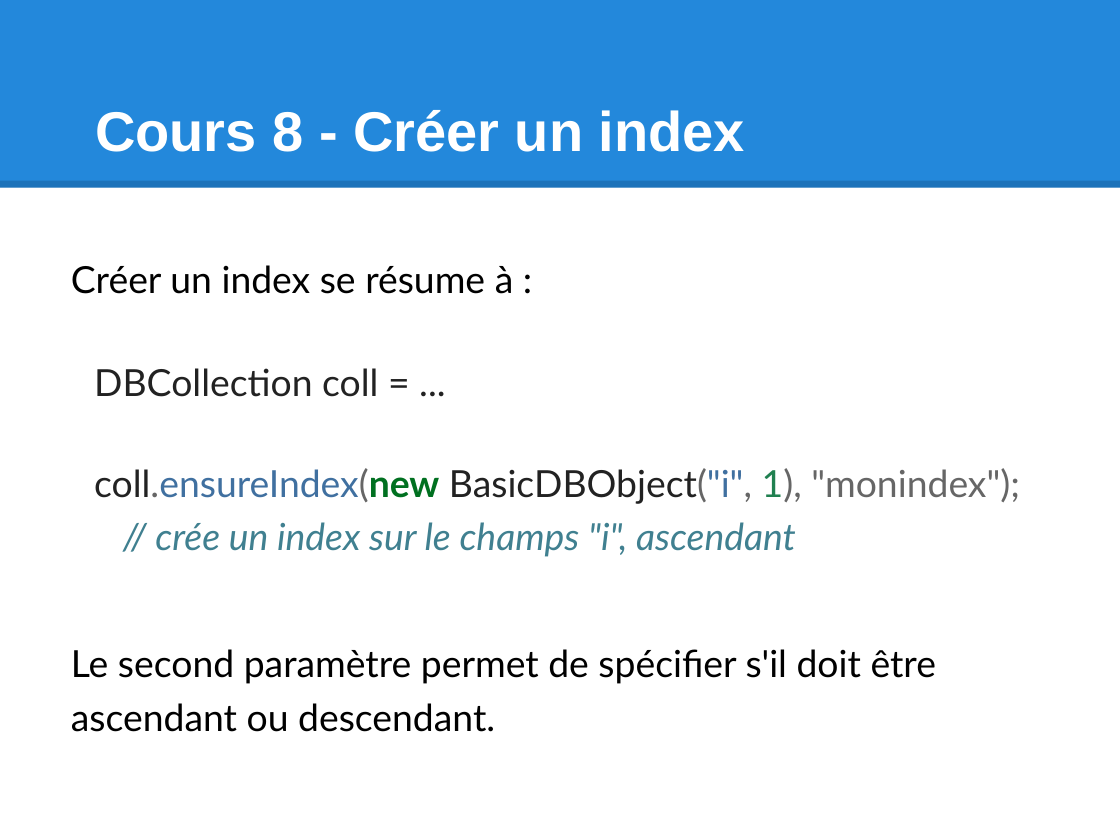
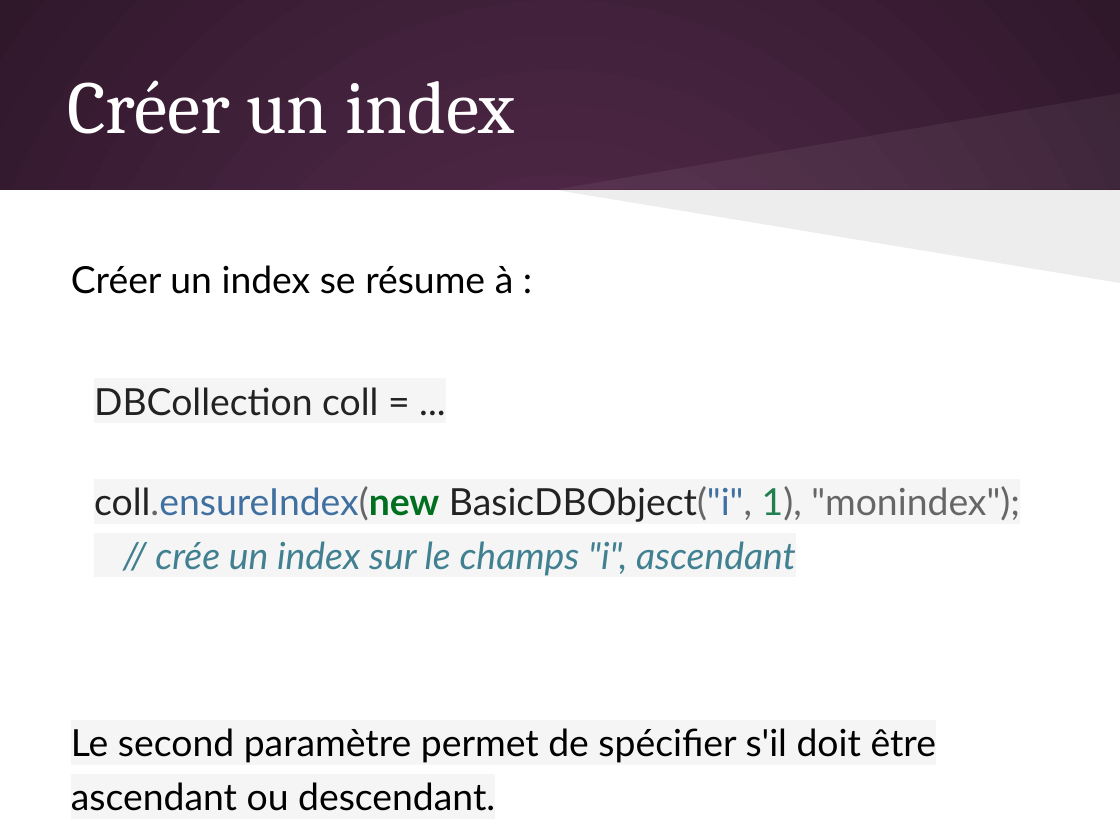
Before and after one commit to olivier-pitton/dant, a slide deck: slide 34 of mongodb/Cours_NoSQL.pptx. Drawn at 1120x840 pixels with LibreOffice and Linux fonts; fonts in the diff are those of the drawing. Boxes give left, top, right and bottom in pixels: in the first picture for what was removed or moved away, otherwise in the second. Text is boxed around its words. In the diff, an @@ line names an element or a change of style, - is before the commit and + after.

```diff
--- a/mongodb/Cours_NoSQL.pptx
+++ b/mongodb/Cours_NoSQL.pptx
@@ background #FFFFFF to gradient #592D50 to #30182B @@
@@ rectangle removed at [0, 0, 1120, 188] @@
@@ title "Créer un index" at [67, 80, 514, 134]: vertical alignment bottom to middle @@
@@ title at [67, 80, 514, 134]: text changed; size 36 to 48 pt; font Arial to Cambria; bold off @@
-Cours 8 - Créer un index
+Créer un index
@@ freeform shape added at [554, 93, 1120, 189], fill #FFFFFF at 6% opacity @@
@@ line removed from (0, 184) to (1120, 184) @@
@@ rectangle added at [0, 190, 1120, 840], fill #FFFFFF @@
@@ freeform shape added at [554, 189, 1120, 282], fill #000000 at 7% opacity @@
@@ text at [71, 387, 1020, 763]: highlight none to #F5F5F5 in "DBCollection coll = ...", "coll.ensureIndex(new BasicDBObject("i", 1), "monindex"); //  ...", "Le second paramètre permet de spécifier s'il ..."; indent changed @@
```
Also in this commit, not shown: 79 other slides changed, 1 other file.
